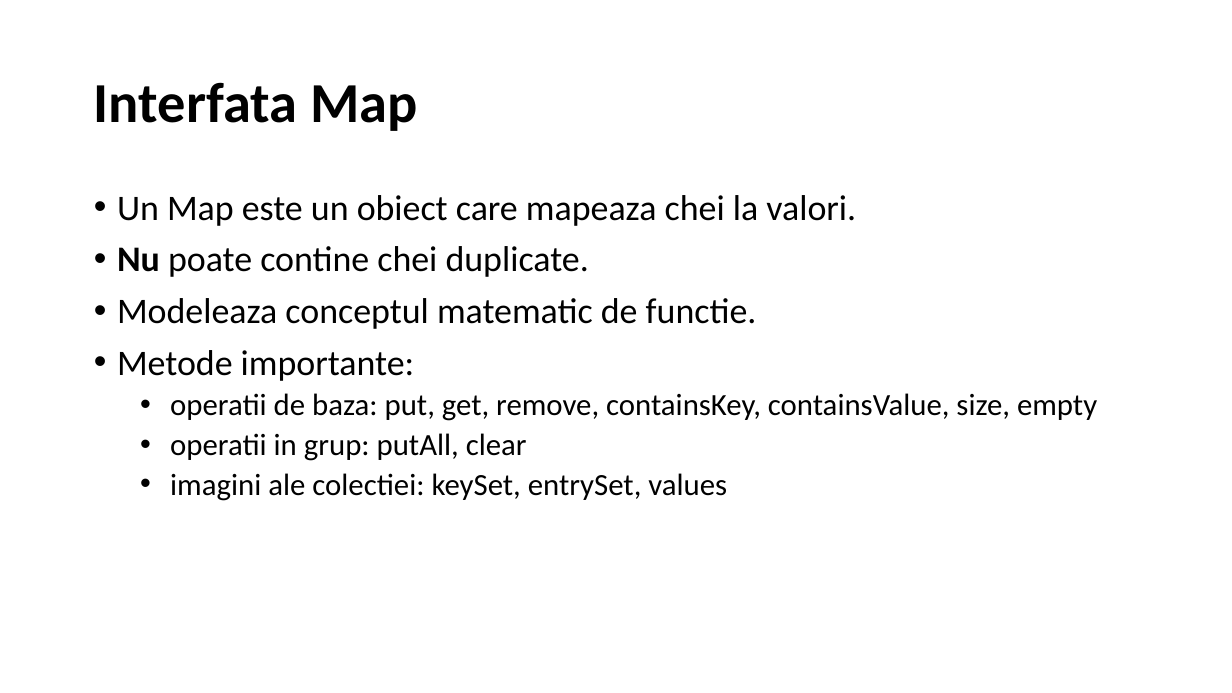
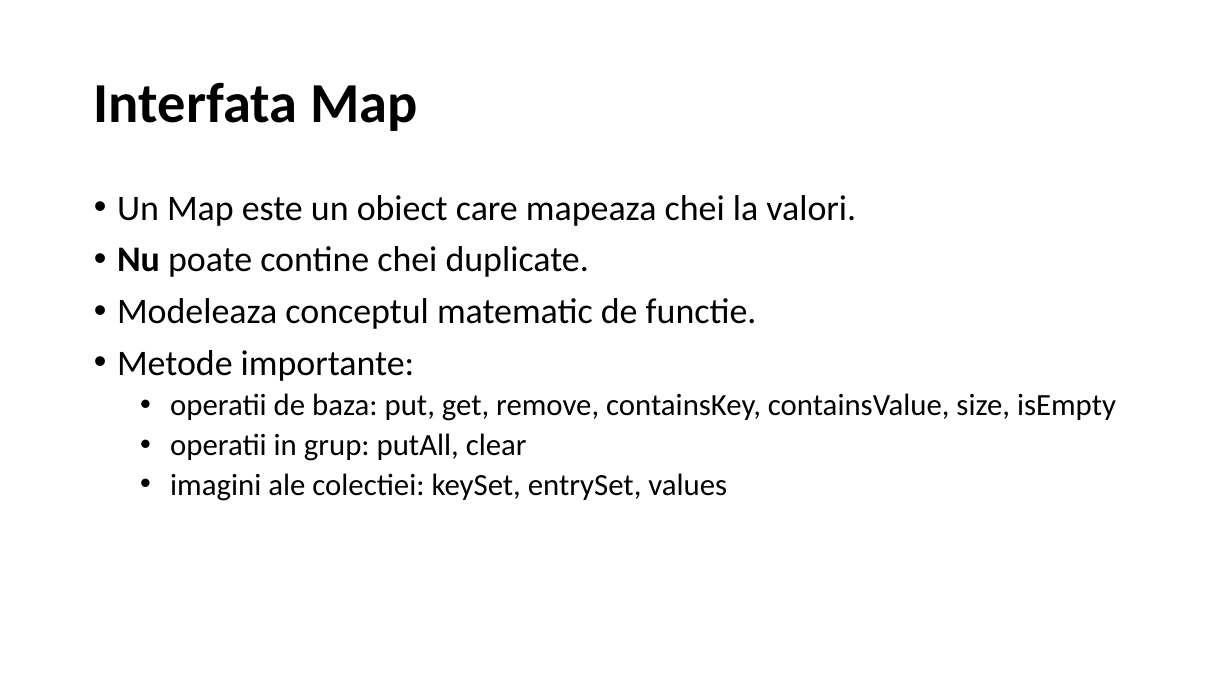
Before and after one commit to PatriciaPopa/javatraining-modulul-2, a slide deck: slide 20 of Curs3_Java_modul2.pptx. Drawn at 1232x693 pixels with LibreOffice and Linux fonts; fonts in the diff are those of the drawing. Boxes give left, top, right and bottom in pixels: in the first picture for what was removed or moved away, otherwise in the second. Text is boxed around its words. In the diff, an @@ line names an element or a change of style, - is before the commit and + after.

```diff
--- a/Curs3_Java_modul2.pptx
+++ b/Curs3_Java_modul2.pptx
@@ text at bbox=[170, 393, 1116, 421]: text changed @@
-  • operatii de baza: put, get, remove, containsKey, containsValue, size, empty
+  • operatii de baza: put, get, remove, containsKey, containsValue, size, isEmpty
```
Also in this commit, not shown: 5 other slides changed.
